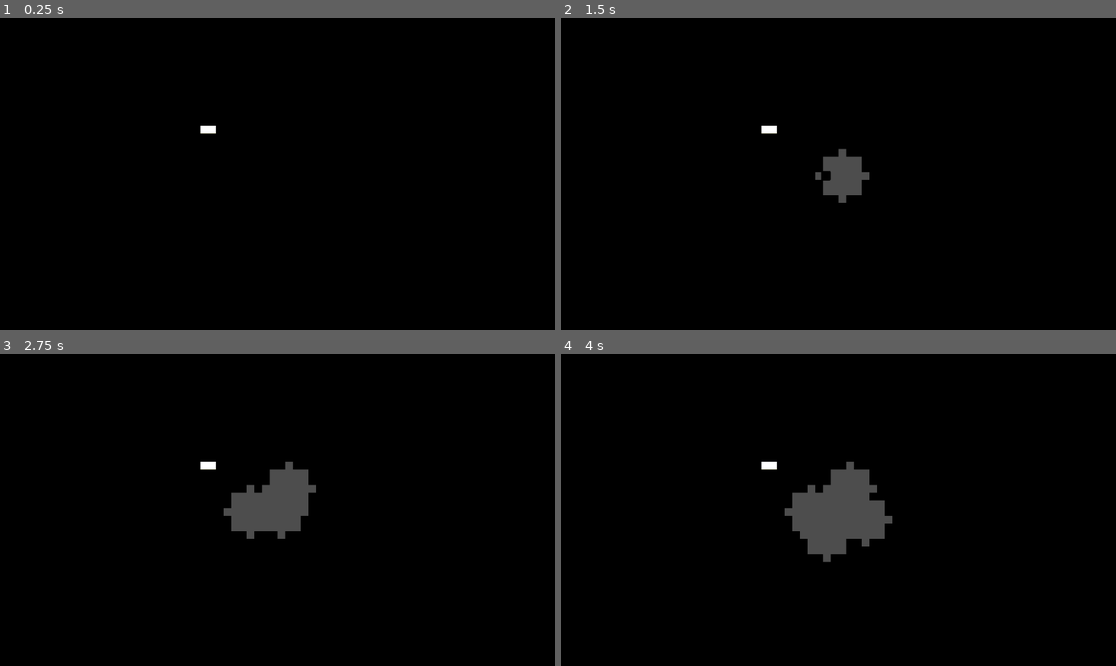
Above: before the commit, frames 1-4 (two rows, left to right).
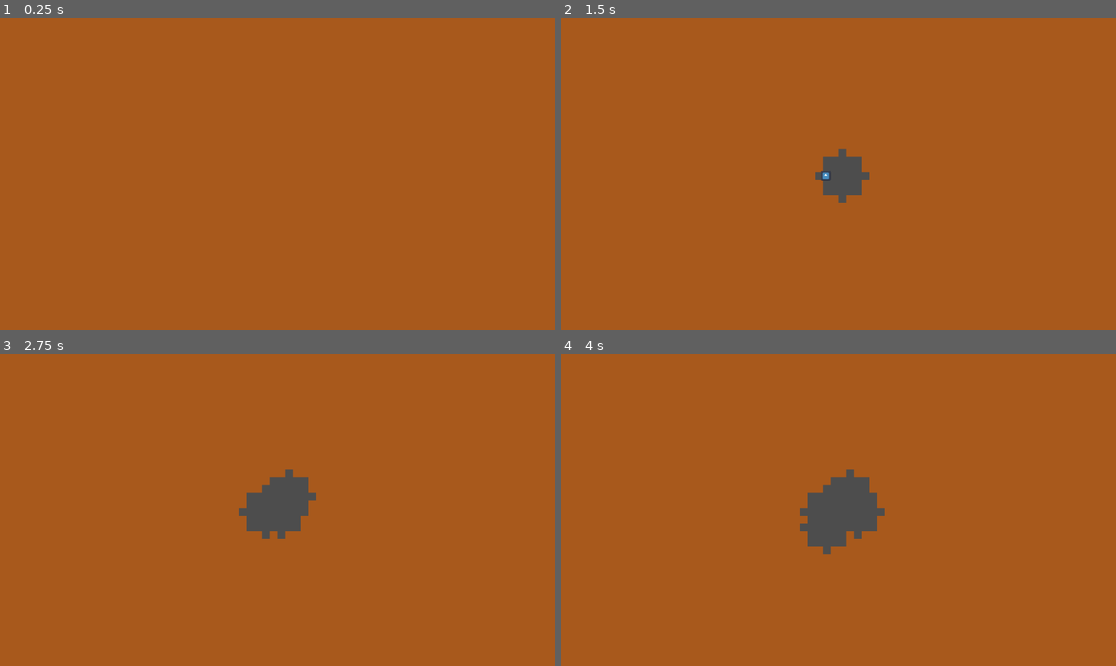
Above: after the commit, the same moments.

Repository: juusoHaaja/raketinheitin
Game: Godot game, scene res://function/world/main.tscn
Same seed, same stepped clock (60 frames per second), same inputs: the game is played once before the commit and once after it. The engine's default icon, where the game draws it, is replaced by a stand-in: a white triangle on a blue panel in a dark square.
Inputs (mouse positions are in pixels of both pictures, inside the frame that each line leads up to):
- Up to frame 1 (0.25 s): no input
- Up to frame 2 (1.5 s): tap Enter at 0.5 s; move the mouse to (960, 158) at 0.52 s; click (960, 158) at 0.67 s; tap Space at 1.25 s; move the mouse to (727, 189) at 1.27 s; click (727, 189) at 1.42 s
- Up to frame 3 (2.75 s): tap Enter at 2 s; move the mouse to (333, 441) at 2.02 s; click (333, 441) at 2.17 s
- Up to frame 4 (4 s): tap Space at 2.75 s; move the mouse to (810, 572) at 2.77 s; click (810, 572) at 2.92 s; tap Enter at 3.5 s; move the mouse to (1005, 556) at 3.52 s; click (1005, 556) at 3.67 s

The runs differ from the first frame. In frame 1, 100% of the frame differs, in the area x 0-100%, y 0-100%; in frame 2, 99%; in frame 3, 98%; in frame 4, 98%.

Commit message:
chunks real

Diff:
--- a/function/world/chunk.tscn
+++ b/function/world/chunk.tscn
@@ -2,6 +2,9 @@
 
 [ext_resource type="Script" uid="uid://dlgj5cv64faho" path="res://function/world/chunk.gd" id="1_6hfvd"]
 [ext_resource type="Texture2D" uid="uid://pl6sb6yydcdo" path="res://art/spritesheets/terrain.png" id="1_duv6g"]
+
+[sub_resource type="OccluderPolygon2D" id="OccluderPolygon2D_pixdd"]
+polygon = PackedVector2Array(-8, -8, 8, -8, 8, 8, -8, 8)
 
 [sub_resource type="OccluderPolygon2D" id="OccluderPolygon2D_duv6g"]
 polygon = PackedVector2Array(-8, -8, 8, -8, 8, 8, -8, 8)
@@ -9,40 +12,57 @@
 [sub_resource type="TileSetAtlasSource" id="TileSetAtlasSource_pixdd"]
 texture = ExtResource("1_duv6g")
 0:0/0 = 0
-0:0/0/occlusion_layer_0/polygon_0/polygon = SubResource("OccluderPolygon2D_duv6g")
+0:0/0/occlusion_layer_0/polygon_0/polygon = SubResource("OccluderPolygon2D_pixdd")
+0:0/0/physics_layer_0/polygon_0/points = PackedVector2Array(-8, -8, 8, -8, 8, 8, -8, 8)
 1:0/0 = 0
-1:0/0/occlusion_layer_0/polygon_0/polygon = SubResource("OccluderPolygon2D_duv6g")
+1:0/0/occlusion_layer_0/polygon_0/polygon = SubResource("OccluderPolygon2D_pixdd")
+1:0/0/physics_layer_0/polygon_0/points = PackedVector2Array(-8, -8, 8, -8, 8, 8, -8, 8)
 2:0/0 = 0
 2:0/0/occlusion_layer_0/polygon_0/polygon = SubResource("OccluderPolygon2D_duv6g")
+2:0/0/physics_layer_0/polygon_0/points = PackedVector2Array(-8, -8, 8, -8, 8, 8, -8, 8)
 3:0/0 = 0
 3:0/0/occlusion_layer_0/polygon_0/polygon = SubResource("OccluderPolygon2D_duv6g")
+3:0/0/physics_layer_0/polygon_0/points = PackedVector2Array(-8, -8, 8, -8, 8, 8, -8, 8)
 0:1/0 = 0
-0:1/0/occlusion_layer_0/polygon_0/polygon = SubResource("OccluderPolygon2D_duv6g")
+0:1/0/occlusion_layer_0/polygon_0/polygon = SubResource("OccluderPolygon2D_pixdd")
+0:1/0/physics_layer_0/polygon_0/points = PackedVector2Array(-8, -8, 8, -8, 8, 8, -8, 8)
 1:1/0 = 0
-1:1/0/occlusion_layer_0/polygon_0/polygon = SubResource("OccluderPolygon2D_duv6g")
+1:1/0/occlusion_layer_0/polygon_0/polygon = SubResource("OccluderPolygon2D_pixdd")
+1:1/0/physics_layer_0/polygon_0/points = PackedVector2Array(-8, -8, 8, -8, 8, 8, -8, 8)
 2:1/0 = 0
-2:1/0/occlusion_layer_0/polygon_0/polygon = SubResource("OccluderPolygon2D_duv6g")
+2:1/0/occlusion_layer_0/polygon_0/polygon = SubResource("OccluderPolygon2D_pixdd")
+2:1/0/physics_layer_0/polygon_0/points = PackedVector2Array(-8, -8, 8, -8, 8, 8, -8, 8)
 3:1/0 = 0
 3:1/0/occlusion_layer_0/polygon_0/polygon = SubResource("OccluderPolygon2D_duv6g")
+3:1/0/physics_layer_0/polygon_0/points = PackedVector2Array(-8, -8, 8, -8, 8, 8, -8, 8)
 0:2/0 = 0
 0:2/0/occlusion_layer_0/polygon_0/polygon = SubResource("OccluderPolygon2D_duv6g")
+0:2/0/physics_layer_0/polygon_0/points = PackedVector2Array(-8, -8, 8, -8, 8, 8, -8, 8)
 1:2/0 = 0
-1:2/0/occlusion_layer_0/polygon_0/polygon = SubResource("OccluderPolygon2D_duv6g")
+1:2/0/occlusion_layer_0/polygon_0/polygon = SubResource("OccluderPolygon2D_pixdd")
+1:2/0/physics_layer_0/polygon_0/points = PackedVector2Array(-8, -8, 8, -8, 8, 8, -8, 8)
 2:2/0 = 0
-2:2/0/occlusion_layer_0/polygon_0/polygon = SubResource("OccluderPolygon2D_duv6g")
+2:2/0/occlusion_layer_0/polygon_0/polygon = SubResource("OccluderPolygon2D_pixdd")
+2:2/0/physics_layer_0/polygon_0/points = PackedVector2Array(-8, -8, 8, -8, 8, 8, -8, 8)
 3:2/0 = 0
-3:2/0/occlusion_layer_0/polygon_0/polygon = SubResource("OccluderPolygon2D_duv6g")
+3:2/0/occlusion_layer_0/polygon_0/polygon = SubResource("OccluderPolygon2D_pixdd")
+3:2/0/physics_layer_0/polygon_0/points = PackedVector2Array(-8, -8, 8, -8, 8, 8, -8, 8)
 0:3/0 = 0
 0:3/0/occlusion_layer_0/polygon_0/polygon = SubResource("OccluderPolygon2D_duv6g")
+0:3/0/physics_layer_0/polygon_0/points = PackedVector2Array(-8, -8, 8, -8, 8, 8, -8, 8)
 1:3/0 = 0
 1:3/0/occlusion_layer_0/polygon_0/polygon = SubResource("OccluderPolygon2D_duv6g")
+1:3/0/physics_layer_0/polygon_0/points = PackedVector2Array(-8, -8, 8, -8, 8, 8, -8, 8)
 2:3/0 = 0
 2:3/0/occlusion_layer_0/polygon_0/polygon = SubResource("OccluderPolygon2D_duv6g")
+2:3/0/physics_layer_0/polygon_0/points = PackedVector2Array(-8, -8, 8, -8, 8, 8, -8, 8)
 3:3/0 = 0
 3:3/0/occlusion_layer_0/polygon_0/polygon = SubResource("OccluderPolygon2D_duv6g")
+3:3/0/physics_layer_0/polygon_0/points = PackedVector2Array(-8, -8, 8, -8, 8, 8, -8, 8)
 
 [sub_resource type="TileSet" id="TileSet_5ie0t"]
 occlusion_layer_0/light_mask = 1
+physics_layer_0/collision_layer = 1
 sources/0 = SubResource("TileSetAtlasSource_pixdd")
 
 [node name="Chunk" type="TileMapLayer" unique_id=497056709]
--- a/function/world/chunk_parent.gd
+++ b/function/world/chunk_parent.gd
@@ -1,5 +1,7 @@
 extends Node2D
 class_name ChunkParent
+
+static var instance: ChunkParent
 
 @export var chunk_scene: PackedScene
 var chunks = Array()
@@ -15,19 +17,68 @@
             return true
     return false
 
-func force_generate(pos:Vector2i):
+func force_generate(pos:Vector2i) -> Chunk:
     var c = chunk_scene.instantiate() as Chunk
     chunks.push_back(c)
     add_child(c);
     c.gen_init(pos)
+    return c
+
+func get_chunk(pos: Vector2i) -> Chunk:
+    for c:Chunk in chunks:
+        if c.chunk_pos == pos:
+            return c
+    #return force_generate(pos)
+    return null
 
 # Called when the node enters the scene tree for the first time.
 func _ready() -> void:
     generate_chunk(Vector2i(0,0))
-    generate_chunk(Vector2i(1,1))
-    generate_chunk(Vector2i(-1,0))
+    api_init()
 
 
 # Called every frame. 'delta' is the elapsed time since the previous frame.
 func _process(delta: float) -> void:
     pass
+
+func _enter_tree() -> void:
+    instance = self
+
+#API
+var current_chunk: Chunk
+var current_chunk_pos: Vector2i
+
+func api_init():
+    set_api_chunk(chunks[0])
+
+func set_api_chunk(chunk: Chunk):
+    current_chunk = chunk
+    current_chunk_pos = current_chunk.chunk_pos
+
+func check_chunk(pos: Vector2i):
+    if current_chunk_pos == pos:
+        return
+    set_api_chunk(get_chunk(pos))
+
+func api_get_tile_pos(pos:Vector2i) -> int:
+    check_chunk(pos)
+    pos = pos_modulo_chunk(pos)
+    return current_chunk.api_get_tile_pos(pos)
+
+func api_set_tile_pos(tile_pos:Vector2i, val:int):
+    var c_pos = get_chunk_pos(tile_pos)
+    check_chunk(c_pos)
+    tile_pos = pos_modulo_chunk(tile_pos)
+    current_chunk.api_set_tile_pos(tile_pos, val)
+
+func snap_global_to_grid(pos: Vector2) -> Vector2i:
+    pos = pos / chunks[0].tile_set.tile_size.x
+    return pos as Vector2i
+
+func get_chunk_pos(pos: Vector2i) -> Vector2i:
+    return floor(pos as Vector2 / chunks[0].map_width)
+
+func pos_modulo_chunk(pos: Vector2i) -> Vector2i:
+    return pos % chunks[0].map_width
+
+#\API
--- a/function/world/main.gd
+++ b/function/world/main.gd
@@ -8,8 +8,7 @@
 @onready var chunk_parent: ChunkParent = $ChunkParent
 
 func _ready():
-    circle_tool = CircleTool.new()
-    circle_tool.grid = chunk_parent.chunks[0]
+    circle_tool = CircleTool.new(3.0)
 
 func _unhandled_input(event: InputEvent):
     if event is InputEventMouseButton and event.pressed:
--- a/function/world/main.tscn
+++ b/function/world/main.tscn
@@ -3,20 +3,9 @@
 [ext_resource type="Script" uid="uid://dpu54gc2ogeus" path="res://function/world/main.gd" id="1_6s3bf"]
 [ext_resource type="PackedScene" uid="uid://mbw4ot8ba0xc" path="res://function/world/chunk_parent.tscn" id="2_7nlgr"]
 [ext_resource type="PackedScene" uid="uid://qxeheckf7g0j" path="res://function/world/projectiles/projectile.tscn" id="2_8sgfh"]
-[ext_resource type="Texture2D" uid="uid://6ii76g611t6d" path="res://icon.svg" id="4_6qdvf"]
 
 [node name="Main" type="Node2D" unique_id=184280079]
 script = ExtResource("1_6s3bf")
 projectile_scene = ExtResource("2_8sgfh")
 
-[node name="CanvasModulate" type="CanvasModulate" parent="." unique_id=1394150720]
-color = Color(0, 0, 0, 1)
-
 [node name="ChunkParent" parent="." unique_id=1388262308 instance=ExtResource("2_7nlgr")]
-
-[node name="PointLight2D" type="PointLight2D" parent="." unique_id=1186394687]
-position = Vector2(432, 230)
-energy = 10.72
-shadow_enabled = true
-texture = ExtResource("4_6qdvf")
-texture_scale = 3.34
--- a/function/world/projectiles/projectile.gd
+++ b/function/world/projectiles/projectile.gd
@@ -10,10 +10,11 @@
 var circle_tool: CircleTool
 var time_alive: float = 0.0
 
-func initialize(start_pos: Vector2, direction: Vector2, p_circle_tool: CircleTool):
+func initialize(start_pos: Vector2, direction: Vector2, p_circle_tool: TileTool):
     global_position = start_pos
     velocity = direction.normalized() * speed
     circle_tool = p_circle_tool
+    connect("body_entered", body_enter)
 
 func _physics_process(delta: float):
     position += velocity * delta
@@ -23,21 +24,10 @@
         queue_free()
         return "disable_mode"
 
-    var grid = circle_tool.grid
-    var grid_pos = grid.global_to_grid(global_position)
-
-    # Bounds check
-    if grid_pos.x < 0 or grid_pos.x >= grid.map_width:
-        return
-    if grid_pos.y < 0 or grid_pos.y >= grid.map_height:
-        return
-
-    var tile = grid.api_get_tile_pos(grid_pos)
-    if tile != 0:
-        explode()
-
 func explode():
     circle_tool.radius = explosion_radius
-    circle_tool.selected_tile = 0  # Destroy tiles
     circle_tool.apply_global(global_position)
     queue_free()
+
+func body_enter(_body: Node2D):
+    explode()
--- a/function/world/projectiles/projectile.tscn
+++ b/function/world/projectiles/projectile.tscn
@@ -10,7 +10,6 @@
 
 [node name="CollisionShape2D" type="CollisionShape2D" parent="." unique_id=665450399]
 shape = SubResource("RectangleShape2D_lonfr")
-disabled = true
 
 [node name="Sprite2D" type="Sprite2D" parent="." unique_id=1415463281]
 position = Vector2(-1.4901161e-08, -1.4901161e-08)
--- a/function/world/tile_tool.gd
+++ b/function/world/tile_tool.gd
@@ -1,16 +1,17 @@
 # world/tile_tool.gd
 class_name TileTool
 
-var grid: Chunk
-var selected_tile: int = 1
+static var chunk_parent: ChunkParent
+var material_index:int = 0
 
 func apply_global(pos: Vector2):
-    apply(grid.global_to_grid(pos))
+    apply(chunk_parent.snap_global_to_grid(pos))
 
 func apply(pos: Vector2i):
-    # Bounds check
-    if pos.x < 0 or pos.x >= grid.map_width:
-        return
-    if pos.y < 0 or pos.y >= grid.map_height:
-        return
-    grid.api_set_tile_pos(pos, selected_tile)
+    set_tile(pos, material_index)
+
+func set_tile(pos: Vector2i, val):
+    chunk_parent.api_set_tile_pos(pos, val)
+
+func _init() -> void:
+    chunk_parent = ChunkParent.instance
--- a/function/world/tools/circle_tool.gd
+++ b/function/world/tools/circle_tool.gd
@@ -3,6 +3,7 @@
 extends TileTool
 
 var radius: float = 3.0
+var radius_squared: float = radius*radius
 
 func apply(center: Vector2i):
     var radius_int = int(ceil(radius))
@@ -11,8 +12,16 @@
         for x in range(center.x - radius_int, center.x + radius_int + 1):
             var pos = Vector2i(x, y)
 
-            var distance = Vector2(center).distance_to(Vector2(pos))
-            if distance > radius:
+            var distance = Vector2(center).distance_squared_to(Vector2(pos))
+            if distance > radius_squared:
                 continue
 
-            super.apply(pos)
+            set_tile(pos, material_index)
+
+func set_radius(r:float):
+    radius = r
+    radius_squared = r*r
+
+func _init(r: float) -> void:
+    set_radius(r)
+    super._init()
